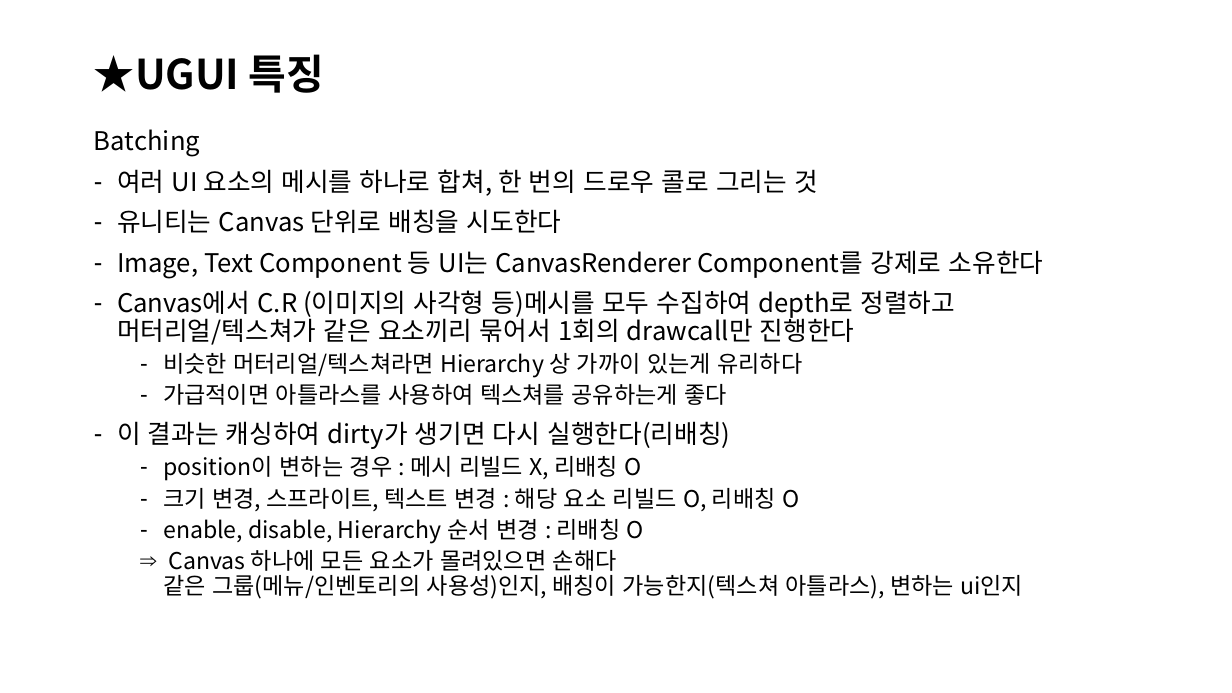
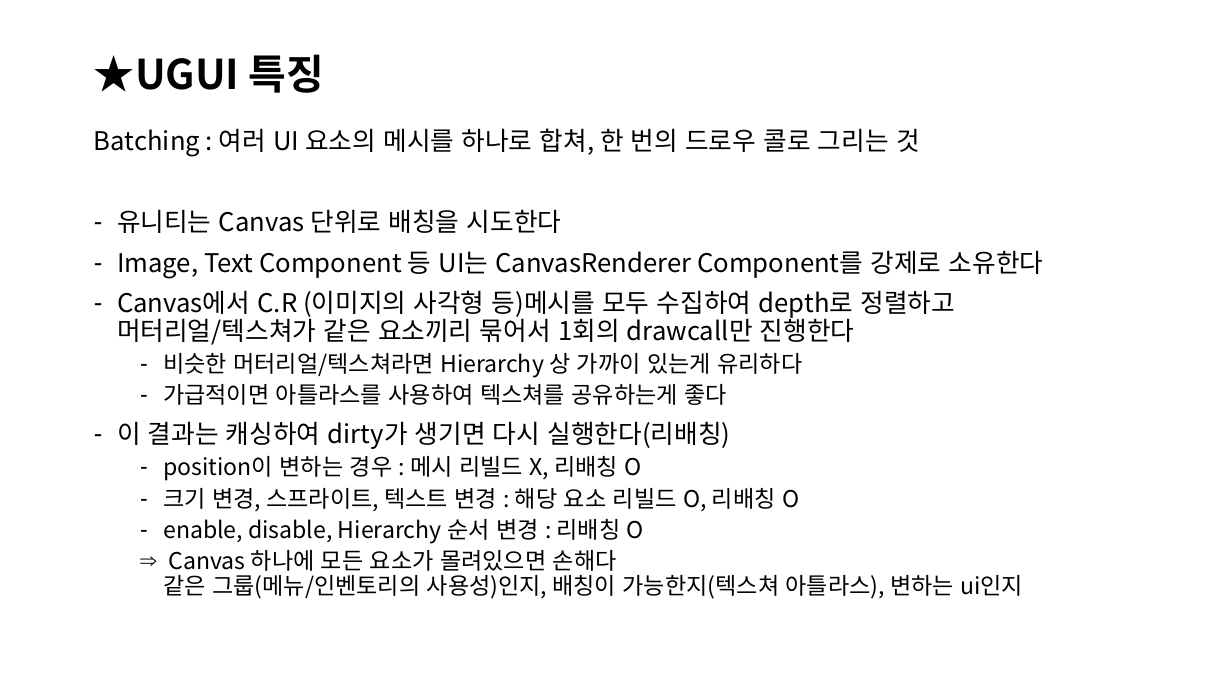
Before and after one commit to kimgaejin/CodeReview, a slide deck: slide 4 of #presentations/010_kimgaejin_UGUIUMG.pptx. Drawn at 1232x693 pixels with LibreOffice and Linux fonts; fonts in the diff are those of the drawing. Boxes give left, top, right and bottom in pixels: in the first picture for what was removed or moved away, otherwise in the second. Text is boxed around its words. In the diff, an @@ line names an element or a change of style, - is before the commit and + after.

```diff
--- a/#presentations/010_kimgaejin_UGUIUMG.pptx
+++ b/#presentations/010_kimgaejin_UGUIUMG.pptx
@@ text at [94,128,920,157]: text changed @@
-Batching
-– 여러 UI 요소의 메시를 하나로 합쳐, 한 번의 드로우 콜로 그리는 것
+Batching : 여러 UI 요소의 메시를 하나로 합쳐, 한 번의 드로우 콜로 그리는 것
```
Also in this commit, not shown: 1 other slide changed, 1 slide added.
